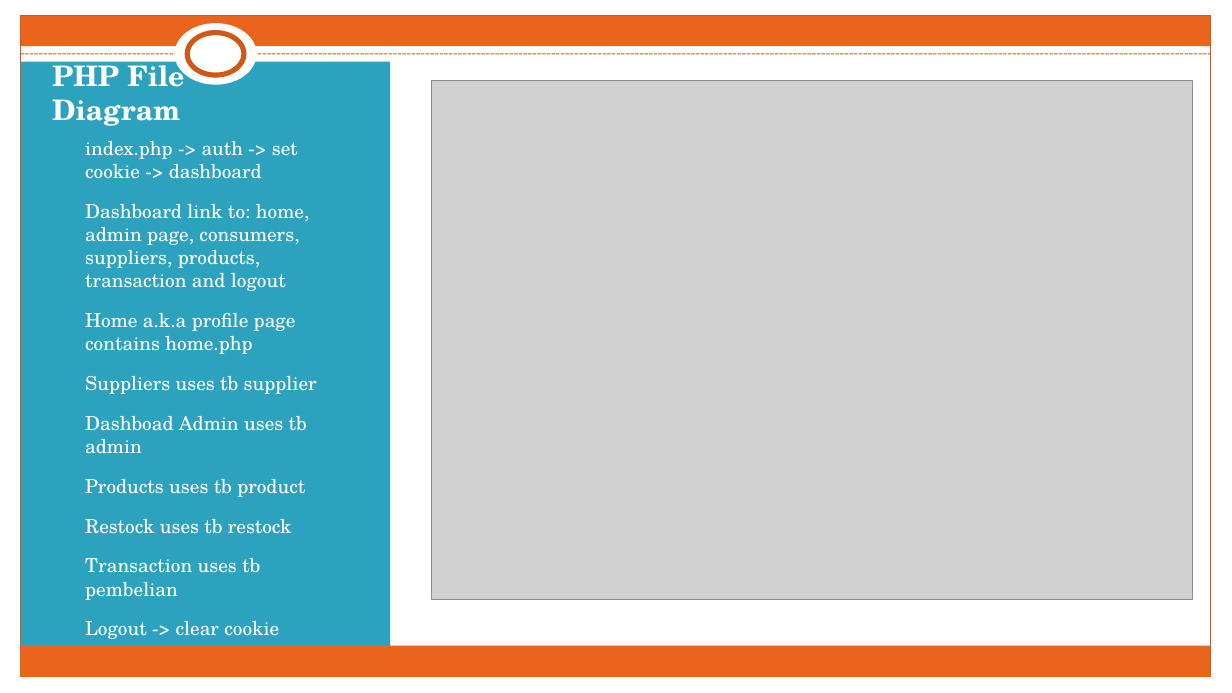
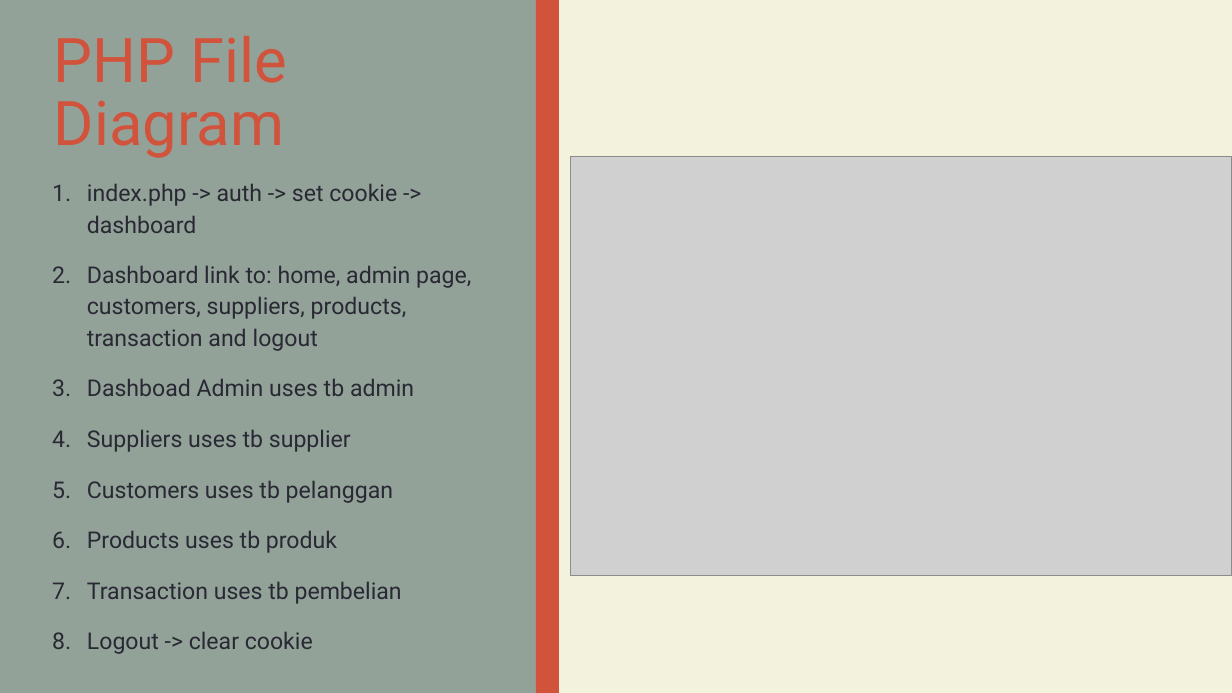
Before and after one commit to galvaninatasya/fp2015pwl, a slide deck: slide 6 of 01.pptx. Drawn at 1232x693 pixels with LibreOffice and Linux fonts; fonts in the diff are those of the drawing; grey boxes stand for pictures. Boxes give left, top, right and bottom in pixels: in the first picture for what was removed or moved away, otherwise in the second. Text is boxed around its words. In the diff, an @@ line names an element or a change of style, - is before the commit and + after.

```diff
--- a/01.pptx
+++ b/01.pptx
@@ background #FFFFFF to #F3F2DC @@
@@ rectangle: place and size @@
-rectangle at (20, 62, 390, 655)
+rectangle at (0, 0, 536, 693)
@@ rectangle at (0, 0, 536, 693): fill #2DA2BF to #93A299 @@
@@ rectangle removed at (0, 0, 1232, 12) @@
@@ rectangle removed at (0, 0, 20, 693) @@
@@ rectangle removed at (20, 16, 1211, 46) @@
@@ rectangle removed at (20, 16, 1211, 677) @@
@@ title "PHP File Diagram": place and size @@
-title "PHP File Diagram" at (52, 58, 184, 126)
+title "PHP File Diagram" at (54, 36, 288, 158)
@@ title "PHP File Diagram" at (54, 36, 288, 158): size 22 to 48 pt, font TeX Gyre Schola to Roboto, text colour #FFFFFF to #D2533C, bold off; line spacing 1 to 0.84; vertical alignment bottom to top @@
@@ ellipse removed at (175, 23, 257, 85) @@
@@ rectangle added at (536, 0, 559, 693), fill #D2533C @@
@@ rectangle removed at (1212, 0, 1232, 693) @@
@@ line removed from (20, 54) to (1211, 54) @@
@@ ellipse removed at (188, 32, 244, 75) @@
@@ text "index.php -> auth -> set ...": place and size @@
-text "index.php -> auth -> set ..." at (85, 141, 317, 639)
+text "index.php -> auth -> set ..." at (87, 184, 471, 654)
@@ picture: place and size @@
-picture at (432, 80, 1192, 599)
+picture at (570, 156, 1232, 575)
@@ text at (87, 184, 402, 654): size 15 to 18 pt, font TeX Gyre Schola to Roboto, text colour #FFFFFF to #292934 in "index.php -> auth -> set cookie -> ...", "Suppliers uses tb supplier", "Transaction uses tb pembelian", "Logout -> clear cookie"; line spacing 1 to 1.13; more space between paragraphs @@
@@ text at (87, 266, 471, 396): text changed; size 15 to 18 pt; font TeX Gyre Schola to Roboto; text colour #FFFFFF to #292934 @@
-2. Dashboard link to: home, admin page, consumers, suppliers, products, transaction and logout
-3. Home a.k.a profile page contains home.php
+2. Dashboard link to: home, admin page, customers, suppliers, products, transaction and logout
+3. Dashboad Admin uses tb admin
@@ text at (87, 481, 393, 553): text changed; size 15 to 18 pt; font TeX Gyre Schola to Roboto; text colour #FFFFFF to #292934 @@
-5. Dashboad Admin uses tb admin
-6. Products uses tb product
-7. Restock uses tb restock
+5. Customers uses tb pelanggan
+6. Products uses tb produk
@@ rectangle removed at (20, 646, 1211, 677) @@
@@ rectangle removed at (0, 677, 1232, 693) @@
```
Also in this commit, not shown: 5 other slides changed, 13 other files.
